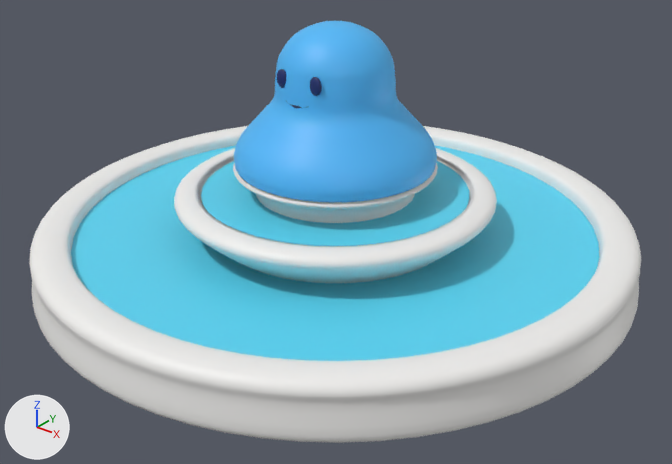
Renders of the glTF model public/assets/structures/fountain.glb from each side of a commit.
The view is the same before and after, from a camera (50 mm lens) standing at (8.13, -10.15, 6.77) and looking at (0.35, -0.42, 0.74). The lights are fixed; the arrows at lower left show +X, +Y and +Z. The picture after the commit comes second. Vertices at exactly the same position are counted once.

Script lines for the objects in view, before the commit:
```python
me_fountain = bpy.data.meshes.new('fountain')
me_fountain.from_pydata(...)  # 6663 vertices, 13060 faces; spans x -4.56..4.56, y -4.56..4.56, z -0.01..3.72
# faces by material slot: [6664, 88, 5664, 644]
me_fountain.materials.append(mat_m_marble)  # white #f1f0ee
me_fountain.materials.append(mat_m_water)  # cyan #59d7f5
me_fountain.materials.append(mat_m_jelly)  # blue #50bafa
me_fountain.materials.append(mat_m_eye)  # dark blue #16296a
ob_fountain = bpy.data.objects.new('fountain', me_fountain)
ob_fountain.location = (0.0, 0.0, 0.0)
```
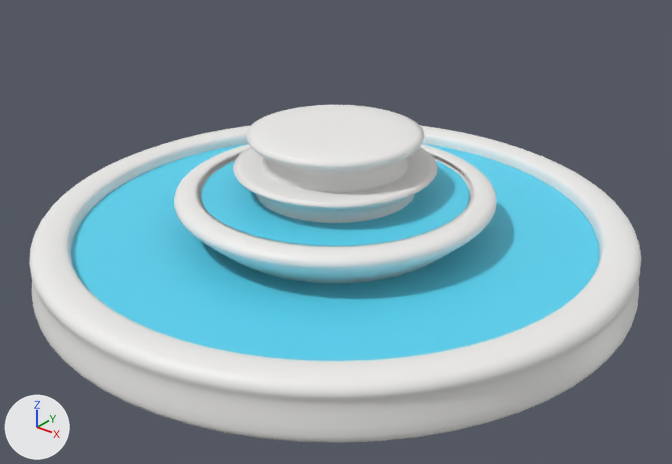
Location of each change, [x1, y1, x2, y2] in pixels of the pictures (672 x 464 px):
'fountain', reshaped (20% shorter): before [29, 21, 641, 443]; after [29, 105, 641, 443]
part 1 of me_fountain, added: after [246, 105, 425, 192]
part 2 of me_fountain, deleted (blue): before [234, 21, 437, 202]
part 3 of me_fountain, deleted: before [310, 77, 322, 96]
part 4 of me_fountain, deleted: before [277, 69, 286, 88]

The change in detail:
me_fountain is used by ob_fountain; location (0.0, 0.0, 0.0).
me_fountain had 6663 vertices, 13060 faces and spanned x -4.56..4.56, y -4.56..4.56, z -0.01..3.72.
me_fountain now has 3982 vertices, 7672 faces and spans x -4.56..4.56, y -4.56..4.56, z -0.01..2.15.
me_fountain part 1: a new loose piece of 481 vertices spanning x -1.31..1.31, y -1.31..1.31, z 1.62..2.15, in mat_m_marble (white #f1f0ee).
me_fountain part 2: the loose piece of 2834 vertices spanning x -1.51..1.51, y -1.51..1.51, z 1.59..3.72 is deleted.
me_fountain part 3: the loose piece of 128 vertices spanning x 0.2..0.4, y -0.85..-0.75, z 2.91..3.18 is deleted.
me_fountain part 4: the loose piece of 128 vertices spanning x -0.4..-0.2, y -0.85..-0.75, z 2.91..3.18 is deleted.
Other edits to the shape of me_fountain do not show in these pictures.
me_fountain no longer uses material mat_m_jelly (blue #50bafa).
me_fountain no longer uses material mat_m_eye (dark blue #16296a).
